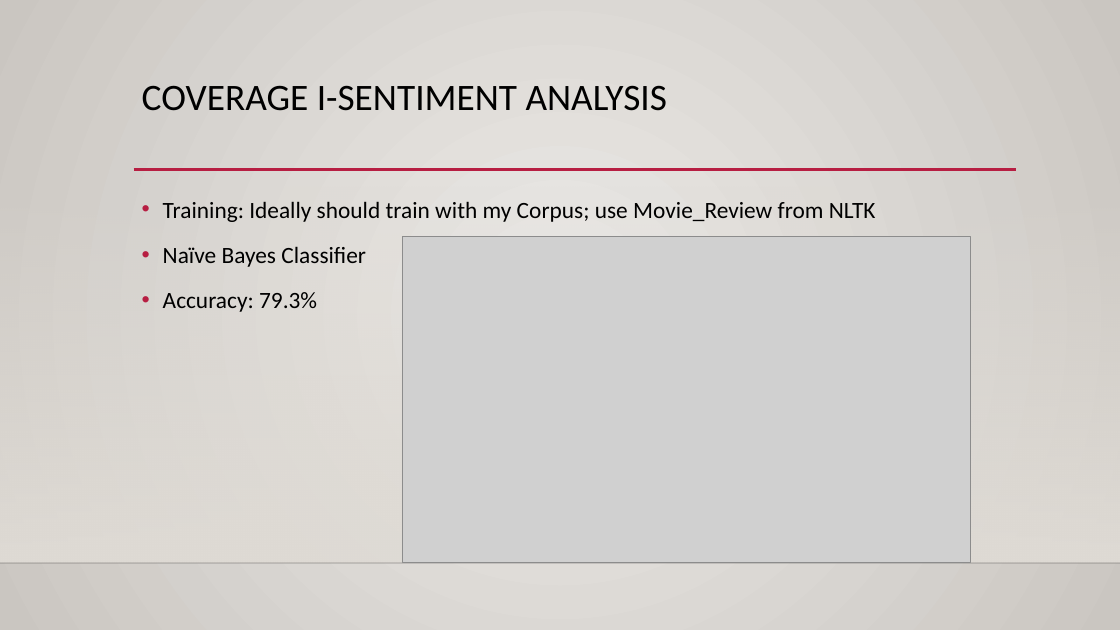
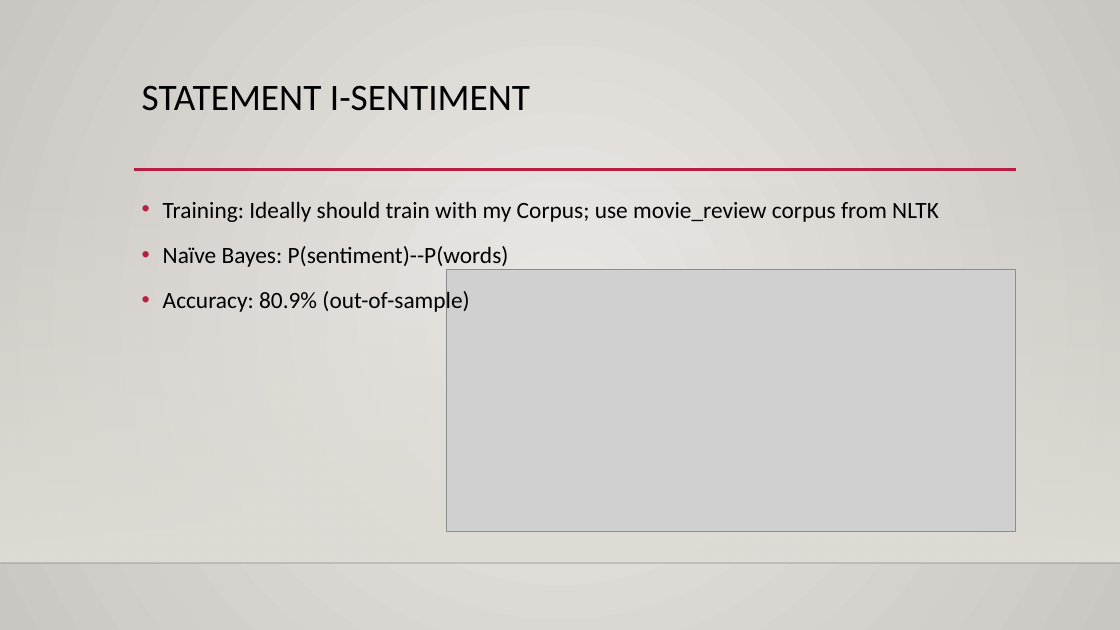
Before and after one commit to waterknows/hwcfpp, a slide deck: slide 12 of project.pptx (slide 10 before the commit). Drawn at 1120x630 pixels with LibreOffice and Linux fonts; fonts in the diff are those of the drawing; grey boxes stand for pictures; background and template pictures are left out. Boxes give left, top, right and bottom in pixels: in the first picture for what was removed or moved away, otherwise in the second. Text is boxed around its words. In the diff, an @@ line names an element or a change of style, - is before the commit and + after.

```diff
--- a/project.pptx
+++ b/project.pptx
@@ title at box(142, 85, 530, 111): text changed @@
-COVERAGE I-SENTIMENT ANALYSIS
+STATEMENT I-SENTIMENT
@@ text at box(163, 201, 939, 315): text changed @@
-• Training: Ideally should train with my Corpus; use Movie_Review from NLTK
-• Naïve Bayes Classifier
-• Accuracy: 79.3%
+• Training: Ideally should train with my Corpus; use movie_review corpus from NLTK
+• Naïve Bayes: P(sentiment)--P(words)
+• Accuracy: 80.9% (out-of-sample)
@@ picture: place and size @@
-picture at box(403, 236, 971, 563)
+picture at box(446, 270, 1016, 532)
```
Also in this commit, not shown: 7 other slides changed, 1 slide added.
